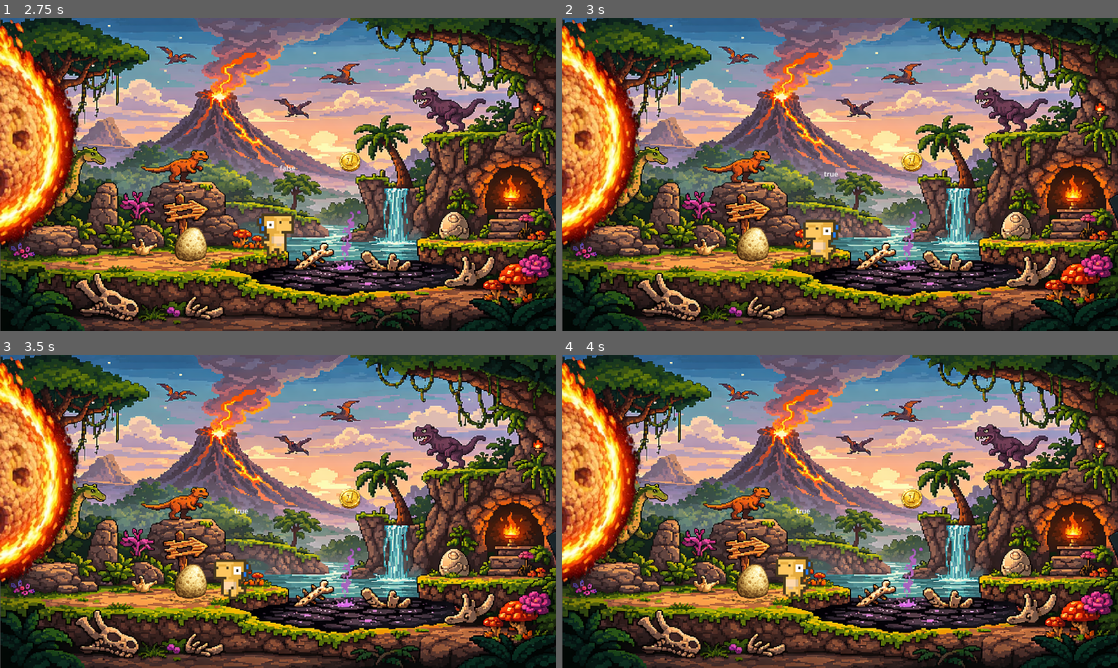
Above: before the commit, frames 1-4 (two rows, left to right).
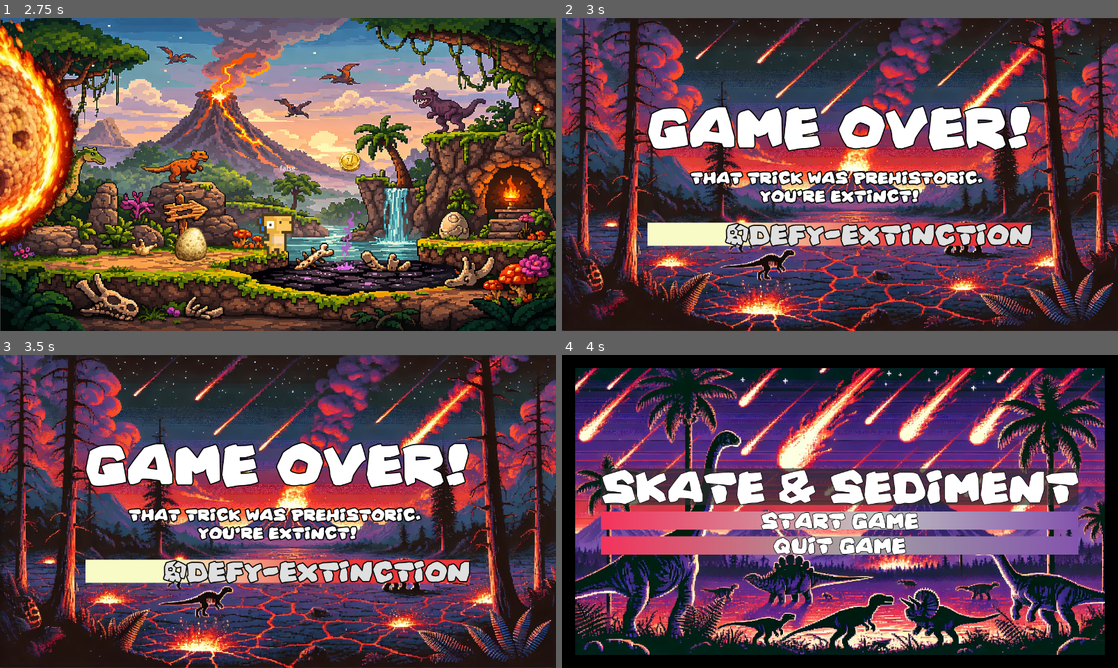
Above: after the commit, the same moments.

Repository: CCV-JamesNye/Game-Programming
Game: Godot game, scene res://Scenes/UI/MainMenu.tscn
The game is run twice, just before and just after one commit, with the same random seed, the same clock (stepped at 60 frames per second) and the same inputs.
Inputs (mouse positions are in pixels of both pictures, inside the frame that each line leads up to):
- Up to frame 1 (2.75 s): click "Start Game" at 0.5 s; hold D (move_right) from 1.28 s (still down); tap Space (jump) at 1.52, 2.27 s
- Up to frame 2 (3 s): release D (move_right) at 2.78 s; hold A (move_left) from 2.78 s (still down)
- Up to frame 3 (3.5 s): keep holding A (move_left)
- Up to frame 4 (4 s): release A (move_left) at 3.5 s; click (840, 570) at 3.5 s, where only the run after the commit has a clickable "|Defy-Extinction"

Frame 1 is identical in both runs. In frame 2, 94% of the frame differs, in the area x 0-100%, y 0-100%; in frame 3, 94%; in frame 4, 94%.

Commit message:
tar pit hazard adjustment
had a hard time getting the tar pit to work as a hazard. Code was correct, _on_body_entered looked correct, but I was in the wrong signals section for a different hazard.
-tar pit hazard and victory scene added and connected.

Diff:
--- a/player-controller-prototype/Scenes/Skater_Scroller.tscn
+++ b/player-controller-prototype/Scenes/Skater_Scroller.tscn
@@ -10,6 +10,8 @@
 [ext_resource type="Texture2D" uid="uid://dr2g2imidn253" path="res://Sprites/DinoSprites - tard.png" id="7_fvdt0"]
 [ext_resource type="Texture2D" uid="uid://cyn2b3jx5ljft" path="res://art/UI/meteor.png" id="8_4681y"]
 [ext_resource type="Script" uid="uid://dr6bu6pulpbky" path="res://Scripts/meteor_hazard.gd" id="8_kdxyx"]
+[ext_resource type="Script" uid="uid://bqjh86de512" path="res://Scripts/goal_line.gd" id="11_olp6o"]
+[ext_resource type="Script" uid="uid://crwjgfotdsowe" path="res://Scripts/tar_pit_hazard.gd" id="12_evljr"]
 
 [sub_resource type="WorldBoundaryShape2D" id="WorldBoundaryShape2D_u302n"]
 distance = -37.0
@@ -138,6 +140,12 @@
 [sub_resource type="CapsuleShape2D" id="CapsuleShape2D_olp6o"]
 radius = 117.0
 height = 616.0
+
+[sub_resource type="RectangleShape2D" id="RectangleShape2D_evljr"]
+size = Vector2(22, 480)
+
+[sub_resource type="RectangleShape2D" id="RectangleShape2D_ao571"]
+size = Vector2(297, 20)
 
 [node name="World" type="Node2D" unique_id=1923671400]
 script = ExtResource("1_kdxyx")
@@ -232,4 +240,21 @@
 position = Vector2(149, 131)
 shape = SubResource("CapsuleShape2D_olp6o")
 
+[node name="Goal-line" type="Area2D" parent="." unique_id=1729060041]
+position = Vector2(671, 328)
+script = ExtResource("11_olp6o")
+
+[node name="CollisionShape2D" type="CollisionShape2D" parent="Goal-line" unique_id=1810803043]
+position = Vector2(595, -46)
+shape = SubResource("RectangleShape2D_evljr")
+
+[node name="Tar Pit" type="Area2D" parent="." unique_id=1774763304]
+position = Vector2(813, 545)
+script = ExtResource("12_evljr")
+
+[node name="CollisionShape2D" type="CollisionShape2D" parent="Tar Pit" unique_id=1305350977]
+shape = SubResource("RectangleShape2D_ao571")
+
 [connection signal="body_entered" from="Meteor" to="Meteor" method="_on_body_entered"]
+[connection signal="body_entered" from="Goal-line" to="Goal-line" method="_on_body_entered"]
+[connection signal="body_entered" from="Tar Pit" to="Tar Pit" method="_on_body_entered"]
--- a/player-controller-prototype/Scenes/UI/game_over.tscn
+++ b/player-controller-prototype/Scenes/UI/game_over.tscn
@@ -2,9 +2,14 @@
 
 [ext_resource type="FontFile" uid="uid://cc4cfv5uku6s" path="res://art/UI/Prehistoric Caveman.ttf" id="1_jxkuk"]
 [ext_resource type="Script" uid="uid://d2hmi3gbvv6jn" path="res://Scripts/game_over.gd" id="1_wpaxx"]
+[ext_resource type="Texture2D" uid="uid://bu1chlfr81r2v" path="res://art/game over background.webp" id="2_jqelu"]
+
+[sub_resource type="StyleBoxTexture" id="StyleBoxTexture_ckxb7"]
+texture = ExtResource("2_jqelu")
 
 [sub_resource type="Gradient" id="Gradient_wpaxx"]
-offsets = PackedFloat32Array(0.22807017, 1)
+offsets = PackedFloat32Array(0.21052632, 0.6754386)
+colors = PackedColorArray(0.9764706, 0.9843137, 0.7764706, 1, 0.9137255, 0.20784314, 0.22352941, 1)
 
 [sub_resource type="GradientTexture1D" id="GradientTexture1D_jqelu"]
 gradient = SubResource("Gradient_wpaxx")
@@ -42,6 +47,15 @@
 grow_horizontal = 2
 grow_vertical = 2
 color = Color(0, 0, 0, 0.5411765)
+
+[node name="Panel" type="Panel" parent="Control/ColorRect" unique_id=1340610562]
+layout_mode = 1
+anchors_preset = 15
+anchor_right = 1.0
+anchor_bottom = 1.0
+grow_horizontal = 2
+grow_vertical = 2
+theme_override_styles/panel = SubResource("StyleBoxTexture_ckxb7")
 
 [node name="MarginContainer" type="MarginContainer" parent="Control" unique_id=827026155]
 layout_mode = 1
--- /dev/null
+++ b/player-controller-prototype/Scripts/goal_line.gd
@@ -0,0 +1,14 @@
+extends Area2D
+
+
+# Called when the node enters the scene tree for the first time.
+func _ready() -> void:
+	pass # Replace with function body.
+
+func _on_body_entered(body: Node2D) -> void:
+	if body.name == "Player":
+		call_deferred("_go_to_victory")
+	pass # Replace with function body.
+
+func _go_to_victory():
+	get_tree().change_scene_to_file("res://Scenes/UI/victory_screen.tscn")
--- /dev/null
+++ b/player-controller-prototype/Scripts/tar_pit_hazard.gd
@@ -0,0 +1,16 @@
+extends Area2D
+
+
+# Called when the node enters the scene tree for the first time.
+func _ready() -> void:
+	pass # Replace with function body.
+
+
+# Called every frame. 'delta' is the elapsed time since the previous frame.
+func _process(_delta: float) -> void:
+	pass
+
+
+func _on_body_entered(body: Node2D) -> void:
+	if body.name == "Player":
+		body.die()
Not shown, added: player-controller-prototype/Scripts/goal_line.gd.uid
Not shown, added: player-controller-prototype/Scripts/tar_pit_hazard.gd.uid
Binary file added: player-controller-prototype/art/game over background.webp
Not shown, added: player-controller-prototype/art/game over background.webp.import
